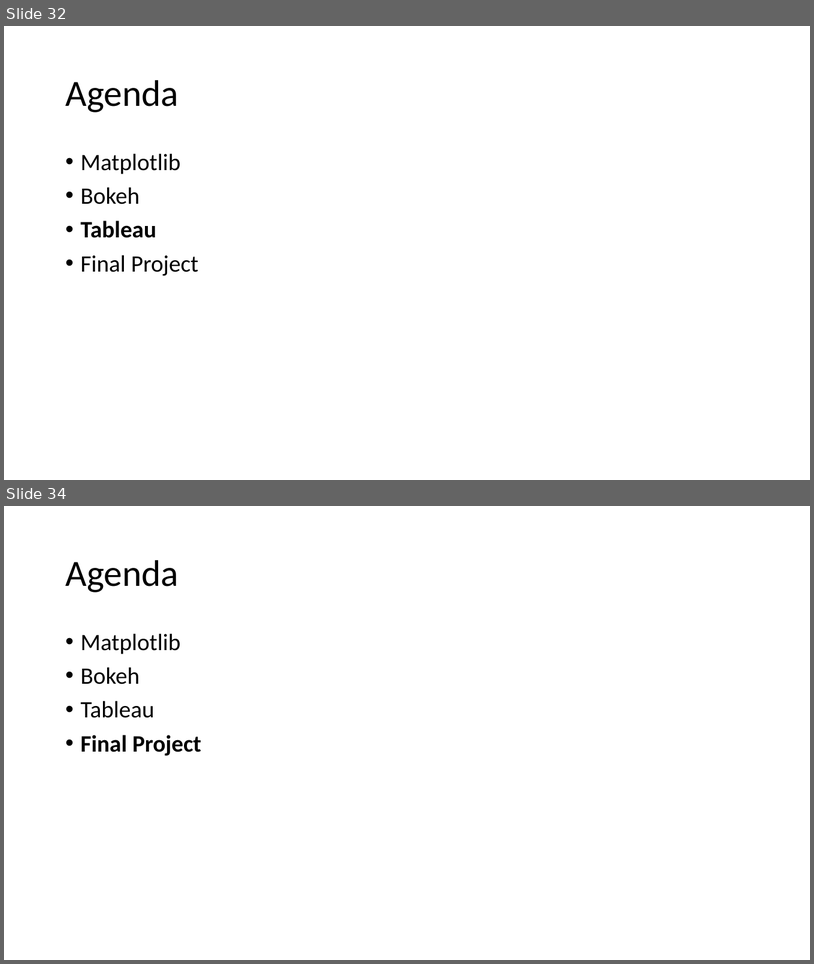
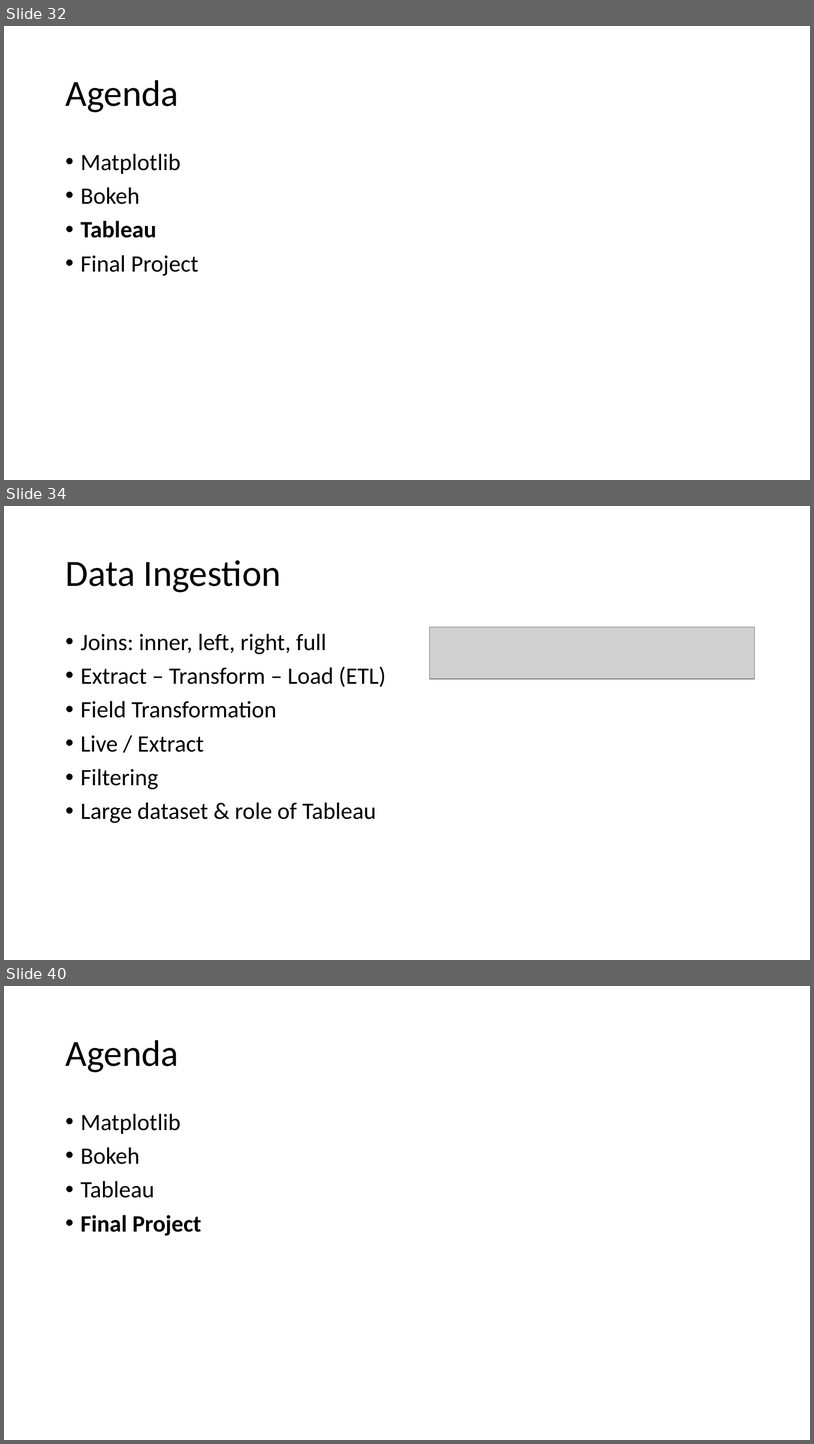
Before and after one commit to philmui/datascience, a slide deck: lecture05.more.viz/lecture05.viz.pptx. Shown one above the other, each under a label of ours: slides 32 and 34 before the commit, slides 32, 34 and 40 after it; the slides between them are not shown. The pictures are 814x964 and 814x1444 pixels, drawn with LibreOffice and Linux fonts; fonts in the diff are those of the drawing; grey boxes stand for pictures. Boxes give left, top, right and bottom in pixels: in the first picture for what was removed or moved away, otherwise in the second. Text is boxed around its words. In the diff, an @@ line names an element or a change of style, - is before the commit and + after.

Commit message:
Added more Tableau lecture content

```diff
--- a/lecture05.more.viz/lecture05.viz.pptx
+++ b/lecture05.more.viz/lecture05.viz.pptx
@@ slide 34 added at box(4, 506, 810, 960), background #FFFFFF @@
@@ title added at box(65, 560, 281, 592), 44 pt, text #000000 @@
+Data Ingestion
@@ picture added at box(430, 627, 755, 679) @@
@@ text added at box(81, 633, 386, 823), 28 pt, text #000000 @@
+• Joins: inner, left, right, full
+• Extract – Transform – Load (ETL)
+• Field Transformation
+• Live / Extract
+• Filtering
+• Large dataset & role of Tableau
@@ what was slide 34 is now slide 40 @@
```
Also in this commit, not shown: 5 other slides added, 1 other file.
